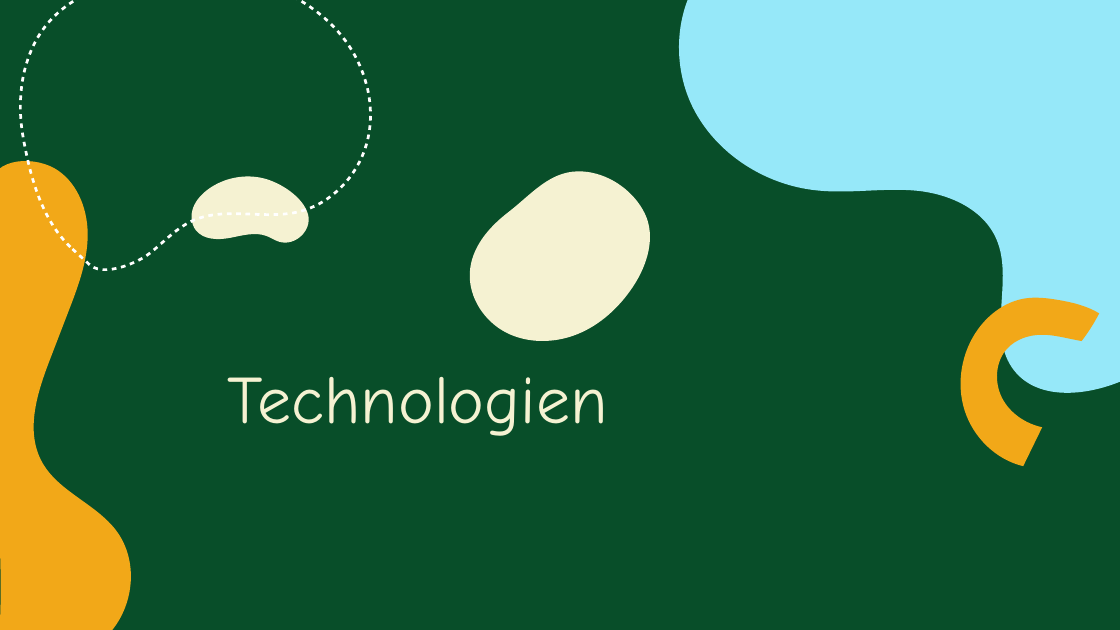
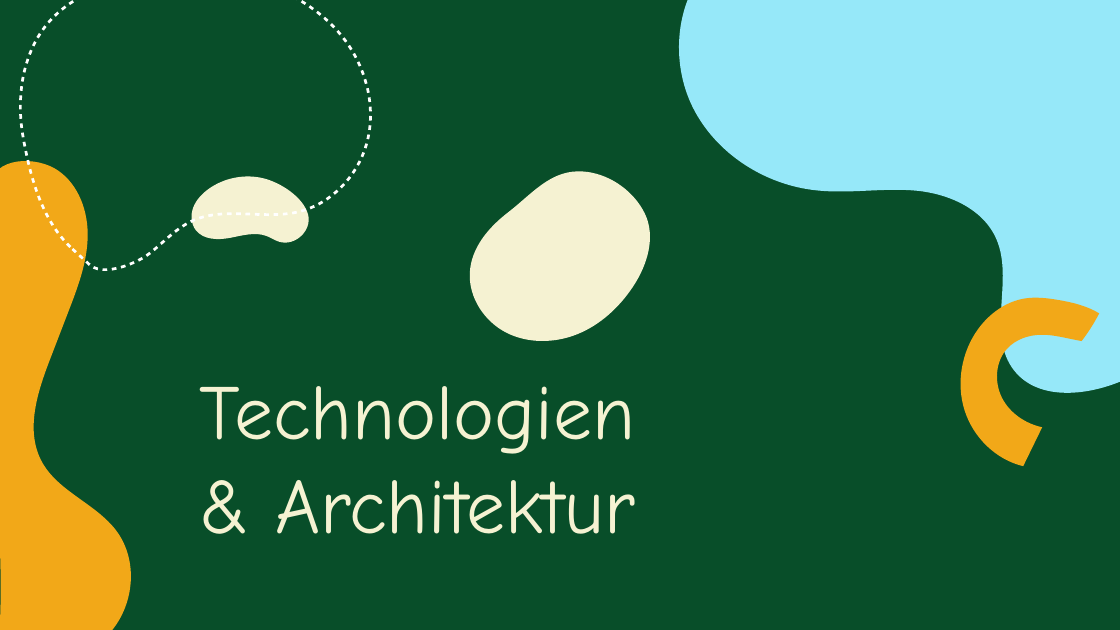
Before and after one commit to BjelakDenis/2324-4bhif-syp-project-iot-dashboard, a slide deck: slide 7 of LeoEnergy.pptx. Drawn at 1120x630 pixels with LibreOffice and Linux fonts; fonts in the diff are those of the drawing. Boxes give left, top, right and bottom in pixels: in the first picture for what was removed or moved away, otherwise in the second. Text is boxed around its words. In the diff, an @@ line names an element or a change of style, - is before the commit and + after.

```diff
--- a/LeoEnergy.pptx
+++ b/LeoEnergy.pptx
@@ title at <box>200,386,636,534</box>: text changed; size 43.6 to 50 pt @@
-Technologien
+Technologien
+& Architektur
```
Also in this commit, not shown: 1 other slide changed, 1 slide added, 1 other file.
